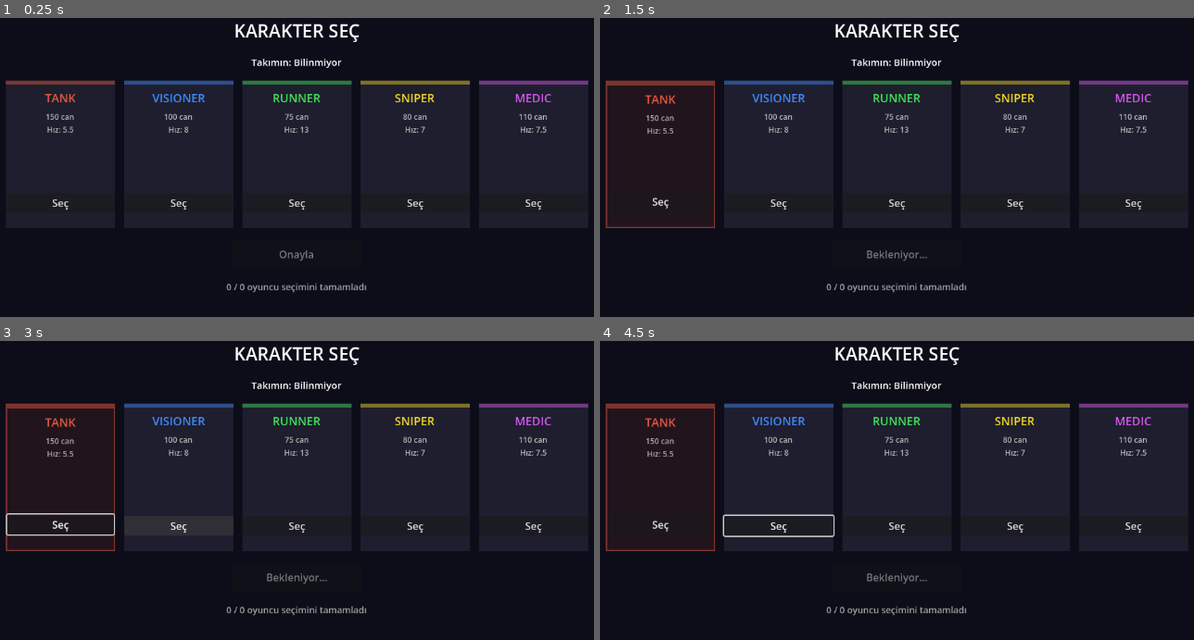
Above: before the commit, frames 1-4 (two rows, left to right).
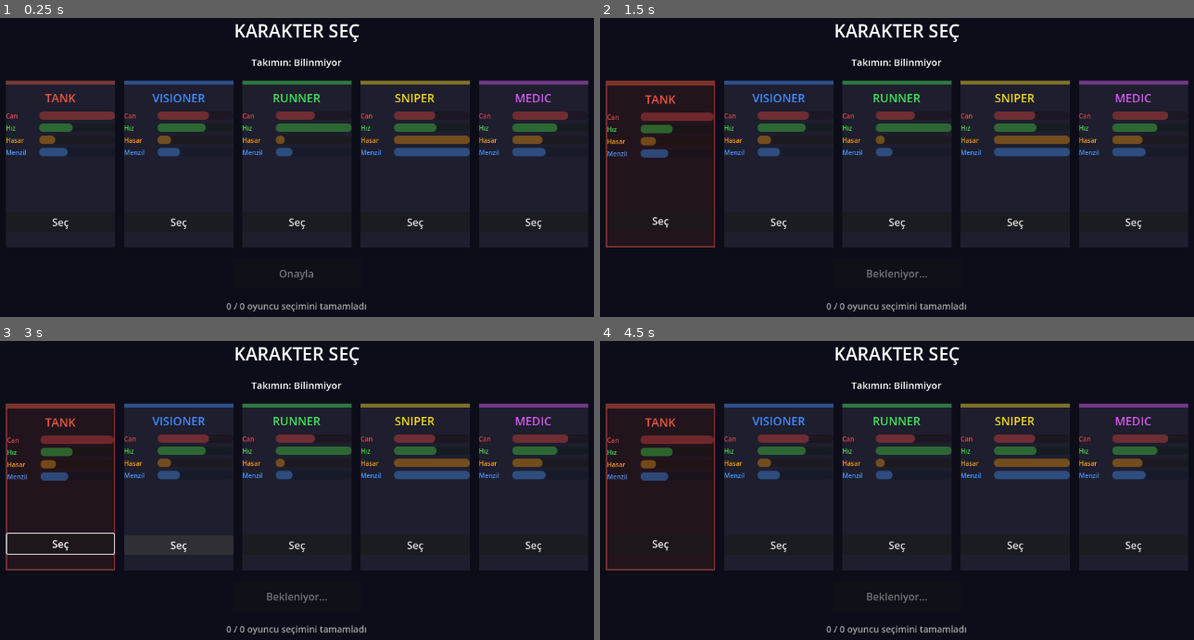
Above: after the commit, the same moments.

Repository: SantryX15/Godot-proje
Game: Godot game, scene res://scenes/ui/CharacterSelect.tscn
Two runs of this game, one before a commit and one after it. Both use one fixed random seed, a clock stepped at 60 frames per second and the inputs below. This scene is started directly instead of the project's main scene.
Inputs (mouse positions are in pixels of both pictures, inside the frame that each line leads up to):
- Up to frame 1 (0.25 s): no input
- Up to frame 2 (1.5 s): click "Seç" at 0.5 s; click "Onayla" at 1.25 s
- Up to frame 3 (3 s): tap Enter at 2 s; move the mouse to (457, 493) at 2.02 s; press the mouse at (457, 493) at 2.03 s; hold D (move_right) 2.03-2.78 s; tap Space at 2.75 s; move the mouse to (148, 535) at 2.77 s; release the mouse at (148, 535) at 2.78 s; hold S (move_down) from 2.78 s (still down); tap Tab at 2.85 s
- Up to frame 4 (4.5 s): tap Enter at 3.5 s; move the mouse to (968, 421) at 3.52 s; release S (move_down) at 3.53 s; press the mouse at (968, 421) at 3.53 s; hold D (move_right) 3.53-4.28 s; tap Space at 4.25 s; move the mouse to (861, 598) at 4.27 s; release the mouse at (861, 598) at 4.28 s; hold W (move_up) from 4.28 s (still down); tap Tab at 4.35 s; click (861, 598) at 4.42 s

The runs differ from the first frame. In frame 1, 5.7% of the frame differs, in the area x 0-96%, y 31-99%; in frame 2, 6.0%; in frame 3, 6.7%; in frame 4, 6.3%.

Commit message:
Show character stats as colored bars on selection screen
- Replace text description with 4 stat bars: Can/Hız/Hasar/Menzil
- Bars normalized to max values across all characters
- Each stat has its own color (red/green/orange/blue)

Co-Authored-By: Claude Sonnet 4.6 <noreply@anthropic.com>

Diff:
--- a/scenes/ui/CharacterSelect.gd
+++ b/scenes/ui/CharacterSelect.gd
@@ -6,12 +6,20 @@
 extends Control
 
 const CHARACTERS: Array[Dictionary] = [
-	{"name": "Tank",     "desc": "150 can\nHız: 5.5",  "color": Color(0.9,  0.35, 0.25)},
-	{"name": "Visioner", "desc": "100 can\nHız: 8",    "color": Color(0.25, 0.55, 1.0)},
-	{"name": "Runner",   "desc": "75 can\nHız: 13",    "color": Color(0.25, 0.9,  0.35)},
-	{"name": "Sniper",   "desc": "80 can\nHız: 7",     "color": Color(0.95, 0.85, 0.15)},
-	{"name": "Medic",    "desc": "110 can\nHız: 7.5",  "color": Color(0.85, 0.35, 0.95)},
+	{"name": "Tank",     "color": Color(0.9,  0.35, 0.25), "stats": {"Can": 150.0, "Hız": 5.5,  "Hasar": 22.0,  "Menzil": 45.0}},
+	{"name": "Visioner", "color": Color(0.25, 0.55, 1.0),  "stats": {"Can": 100.0, "Hız": 8.0,  "Hasar": 18.0,  "Menzil": 35.0}},
+	{"name": "Runner",   "color": Color(0.25, 0.9,  0.35), "stats": {"Can": 75.0,  "Hız": 13.0, "Hasar": 11.0,  "Menzil": 25.0}},
+	{"name": "Sniper",   "color": Color(0.95, 0.85, 0.15), "stats": {"Can": 80.0,  "Hız": 7.0,  "Hasar": 120.0, "Menzil": 130.0}},
+	{"name": "Medic",    "color": Color(0.85, 0.35, 0.95), "stats": {"Can": 110.0, "Hız": 7.5,  "Hasar": 45.0,  "Menzil": 55.0}},
 ]
+
+const STAT_MAX: Dictionary  = {"Can": 150.0, "Hız": 13.0, "Hasar": 120.0, "Menzil": 130.0}
+const STAT_COLORS: Dictionary = {
+	"Can":    Color(0.9, 0.3,  0.3),
+	"Hız":    Color(0.3, 0.85, 0.3),
+	"Hasar":  Color(0.95, 0.6, 0.1),
+	"Menzil": Color(0.3, 0.6,  1.0),
+}
 
 var _local_selected: String = ""
 var _confirmed: bool = false
@@ -89,7 +97,7 @@
 
 func _build_card(char_data: Dictionary) -> PanelContainer:
 	var panel := PanelContainer.new()
-	panel.custom_minimum_size = Vector2(170, 230)
+	panel.custom_minimum_size = Vector2(170, 260)
 
 	var vbox := VBoxContainer.new()
 	vbox.add_theme_constant_override("separation", 8)
@@ -107,13 +115,32 @@
 	name_lbl.modulate = char_data["color"]
 	vbox.add_child(name_lbl)
 
-	var desc_lbl := Label.new()
-	desc_lbl.text = char_data["desc"]
-	desc_lbl.horizontal_alignment = HORIZONTAL_ALIGNMENT_CENTER
-	desc_lbl.add_theme_font_size_override("font_size", 12)
-	desc_lbl.modulate = Color(0.72, 0.72, 0.72)
-	desc_lbl.autowrap_mode = TextServer.AUTOWRAP_WORD_SMART
-	vbox.add_child(desc_lbl)
+	var stats_box := VBoxContainer.new()
+	stats_box.add_theme_constant_override("separation", 5)
+	vbox.add_child(stats_box)
+
+	for stat_name: String in ["Can", "Hız", "Hasar", "Menzil"]:
+		var row := HBoxContainer.new()
+		row.add_theme_constant_override("separation", 6)
+		stats_box.add_child(row)
+
+		var stat_lbl := Label.new()
+		stat_lbl.text = stat_name
+		stat_lbl.add_theme_font_size_override("font_size", 10)
+		stat_lbl.custom_minimum_size = Vector2(46, 0)
+		stat_lbl.vertical_alignment = VERTICAL_ALIGNMENT_CENTER
+		stat_lbl.modulate = STAT_COLORS[stat_name]
+		row.add_child(stat_lbl)
+
+		var bar := ProgressBar.new()
+		bar.min_value = 0.0
+		bar.max_value = 1.0
+		bar.value = (char_data["stats"] as Dictionary)[stat_name] / (STAT_MAX[stat_name] as float)
+		bar.show_percentage = false
+		bar.custom_minimum_size = Vector2(0, 13)
+		bar.size_flags_horizontal = Control.SIZE_EXPAND_FILL
+		bar.modulate = STAT_COLORS[stat_name]
+		row.add_child(bar)
 
 	var spacer := Control.new()
 	spacer.size_flags_vertical = Control.SIZE_EXPAND_FILL
